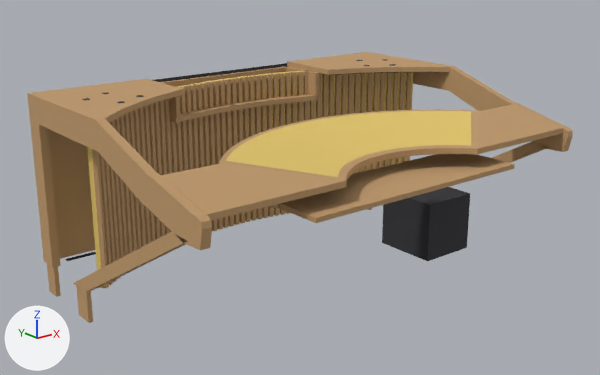
Two versions of the COLLADA model mesa/Mesa_arco.dae, one commit apart.
Rendered twice from a camera (50 mm lens) standing at (-0.25, 2.32, 1.61) and looking at (2.02, 5.16, 0.48). The lights are fixed; the arrows at lower left show +X, +Y and +Z. The older version comes first. Where no turn or scale is listed for an object, it has been applied to the vertices.

Before the edit, the objects in view are built like this:
```python
me_frente___listones = bpy.data.meshes.new('Frente - listones')
me_frente___listones.from_pydata(...)  # 448 vertices, 672 faces; spans x 1.13..2.96, y 5.37..5.7, z 0.15..0.9
me_frente___listones.materials.append(mat_madera_dm)  # brown #bf996b
me_frente___tela = bpy.data.meshes.new('Frente - tela')
me_frente___tela.from_pydata(...)  # 208 vertices, 512 faces; spans x 1.12..2.98, y 5.39..5.72, z 0.15..0.9
me_frente___tela.materials.append(mat_lana_roca_80kg_m3)  # yellow #e3c76b
me_sub8__posición_del_análisis = bpy.data.meshes.new('Sub8 (posición del análisis)')
me_sub8__posición_del_análisis.from_pydata(...)  # a box spanning x 2.7..3.0, y 4.975..5.305, z 0.0..0.3
me_sub8__posición_del_análisis.materials.append(mat_metal_pie_kh)  # dark grey #333338
ob_frente___listones = bpy.data.objects.new('Frente - listones', me_frente___listones)
ob_frente___listones.location = (0.0, 0.0, 0.0)
ob_frente___tela = bpy.data.objects.new('Frente - tela', me_frente___tela)
ob_frente___tela.location = (0.0, 0.0, 0.0)
ob_sub8__posición_del_análisis = bpy.data.objects.new('Sub8 (posición del análisis)', me_sub8__posición_del_análisis)
ob_sub8__posición_del_análisis.location = (0.0, 0.0, 0.0)
# also in view: 'Balda - marco' at (2.05, 4.79, 0.76); 'Balda - brazo izquierdo' at (1.39, 4.61, 0.76); 'Lateral derecho (ala)' at (3.03, 5.14, 0.54); 'Lateral izquierdo (pata)' at (1.07, 5.02, 0.39); 'Balda - brazo derecho' at (2.71, 4.61, 0.76)
```
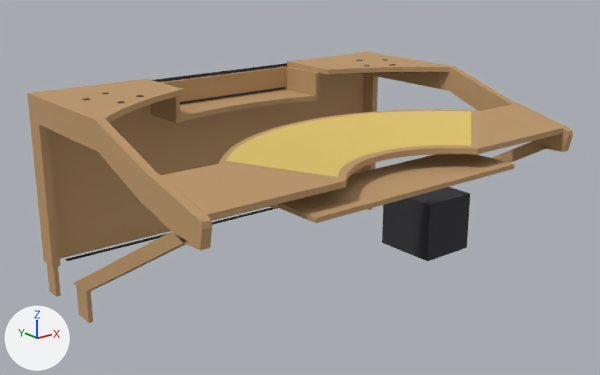
Location of each change, [x1, y1, x2, y2] in pixels of the pictures (600 x 375 px):
'Frente - listones', deleted (brown)
    before: [92, 71, 412, 288]
'Frente - tela', deleted (mostly hidden)
    before: [87, 71, 413, 288]
'Puente - trasera', unchanged, uncovered by the edit
    before: [48, 66, 288, 259]
    after: [48, 66, 364, 259]

The change, as a diff of the scene's bpy script:
```diff
--- a/mesa/Mesa_arco.dae.py
+++ b/mesa/Mesa_arco.dae.py
@@ ob_frente___tela @@
-ob_frente___tela = bpy.data.objects.new('Frente - tela', me_frente___tela)
-ob_frente___tela.location = (0.0, 0.0, 0.0)
@@ ob_frente___listones @@
-ob_frente___listones = bpy.data.objects.new('Frente - listones', me_frente___listones)
-ob_frente___listones.location = (0.0, 0.0, 0.0)
```
